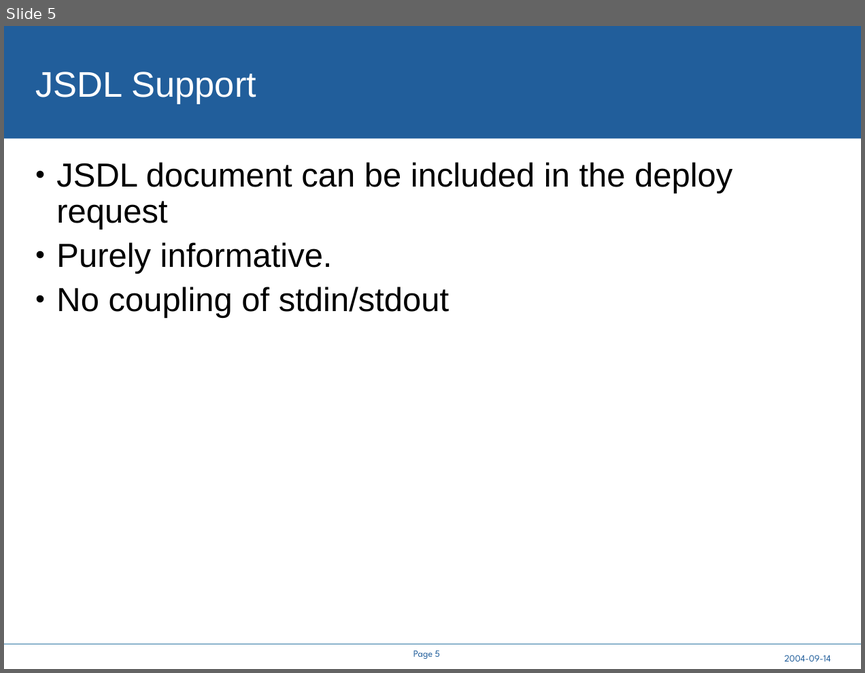
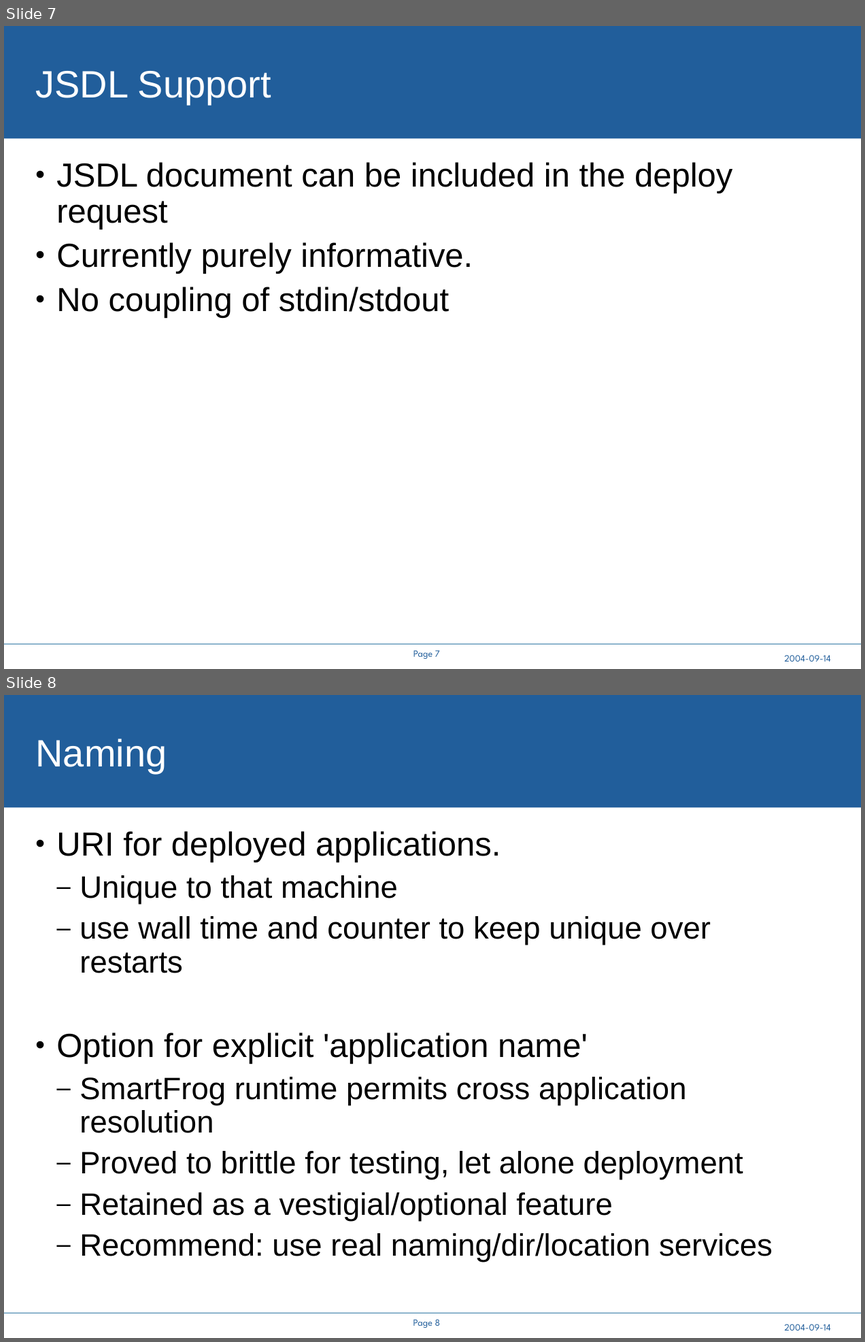
Before and after one commit to steveloughran/smartfrog, a slide deck: core/components/cddlm/doc/A Service API for deployment.ppt. Shown one above the other, each under a label of ours: slide 5 before the commit, slides 7 and 8 after it. The pictures are 865x673 and 865x1342 pixels, drawn with LibreOffice and Linux fonts; fonts in the diff are those of the drawing; background and template pictures are left out. Boxes give left, top, right and bottom in pixels: in the first picture for what was removed or moved away, otherwise in the second. Text is boxed around its words. In the diff, an @@ line names an element or a change of style, - is before the commit and + after.

```diff
--- a/core/components/cddlm/doc/A Service API for deployment.ppt
+++ b/core/components/cddlm/doc/A Service API for deployment.ppt
@@ slide 8 added at box(4, 695, 861, 1338), background #FFFFFF; not listed: 4 template elements that a slide beside it also shows @@
@@ title added at box(36, 739, 167, 774), 32 pt, text #FFFFFF @@
+Naming
@@ text added at box(56, 831, 772, 1262), 26 pt, text #000000 @@
+• URI for deployed applications.
+  – Unique to that machine
+  – use wall time and counter to keep unique over restarts
+• Option for explicit 'application name'
+  – SmartFrog runtime permits cross application resolution
+  – Proved to brittle for testing, let alone deployment
+  – Retained as a vestigial/optional feature
+  – Recommend: use real naming/dir/location services
@@ what was slide 5 is now slide 7 @@
@@ slide 7 changed as well @@
@@ title "JSDL Support" at box(36, 71, 271, 105): size 30 to 32 pt @@
@@ text at box(56, 242, 473, 274): text changed @@
-• Purely informative.
+• Currently purely informative.
@@ page number at box(413, 650, 440, 658): text changed @@
-Page 5
+Page 7
```
Also in this commit, not shown: 9 other slides changed, 7 other slides added, 19 other files.
